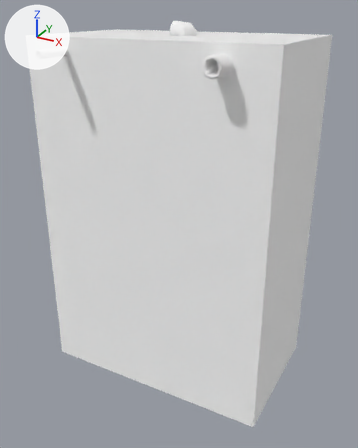
An edit to the glTF model assets/enemy4.glb, drawn before and after from the same camera.
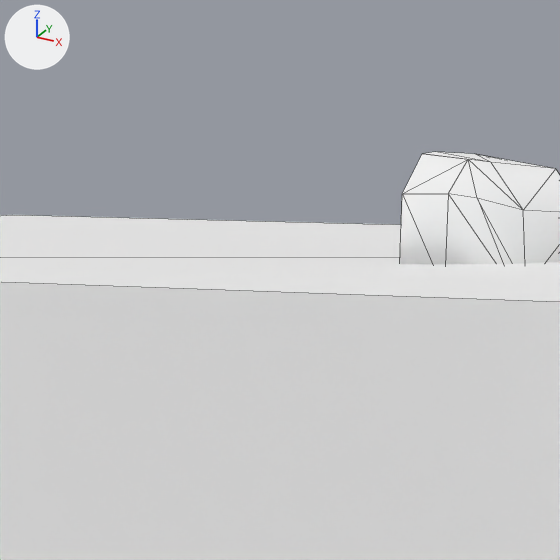
Each version is shown whole from a 50 mm camera at (1.26, -2.31, 2.03) aimed at (0.04, -0.09, 0.92), then close up on the part from 32% to 54% of the width and 0% to 17% of the height. Lighting does not change. The marker at upper left points along +X, +Y and +Z. The close-ups show mesh edges as thin lines. Where no turn or scale is listed for an object, it has been applied to the vertices. Vertices at the same position are counted once.

The scene before the commit, as lines of its bpy script (objects in view):
```python
me_cube_003 = bpy.data.meshes.new('Cube.003')
me_cube_003.from_pydata(...)  # 40 vertices, 62 faces; spans x 0.0..0.09, y -0.11..0.091, z 1.728..1.966
# faces by material slot: [60, 2]
me_cube_003.materials.append(mat_gray)
me_cube_003.materials.append(mat_visor)
me_cube_004 = bpy.data.meshes.new('Cube.004')
me_cube_004.from_pydata(...)  # a box spanning x -0.65..0.65, y -0.39..0.39, z -0.95..0.95
me_cube_004.materials.append(mat_bound)  # white #ffffff
ob_enemy_gunner_50 = bpy.data.objects.new('ENEMY_gunner_50', me_cube_004)
ob_enemy_gunner_50.location = (0.0, 0.0, 0.9448)
ob_head = bpy.data.objects.new('Head', me_cube_003)
ob_head.location = (0.0, 0.0, 0.0)
```
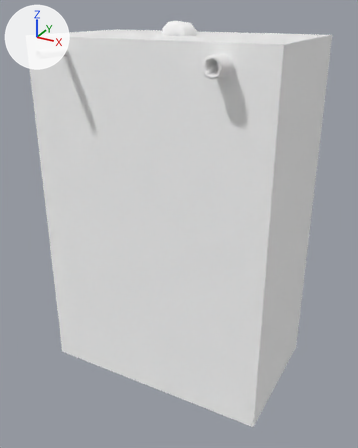
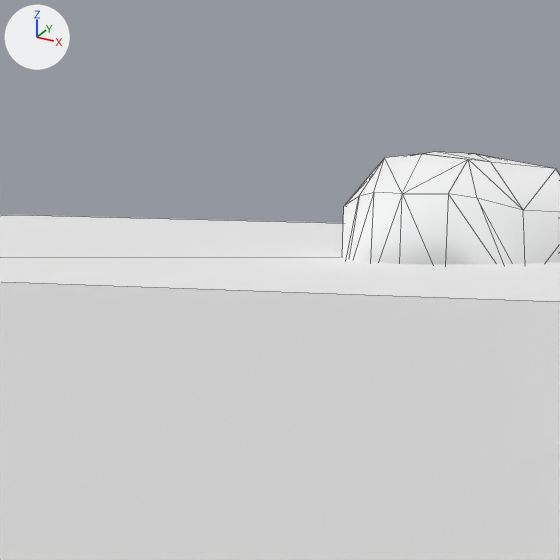
The newer file is also rescaled (x1.081) as a whole; pictures and numbers use the older file's frame.

The change, as a list of edits to the scene's bpy script:
```text
Change me_cube_003:
    used by ob_head; location = (0.0, 0.0, 0.0)
    remove me_cube_003.from_pydata(...)  # 40 vertices, 62 faces; spans x 0.0..0.09, y -0.11..0.091, z 1.728..1.966
    add me_cube_003.from_pydata(...)  # 64 vertices, 124 faces; spans x -0.09..0.09, y -0.11..0.091, z 1.728..1.966
    me_cube_003 part 1
    24 vertices are added at x -0.09..-0.028, y -0.1..0.053, z 1.75..1.962
    60 new faces join them, mat_gray
    2 new faces join them, mat_visor
```

Changed parts and their boxes [x1, y1, x2, y2] in the close-ups (560 x 560 px):
'Head', reshaped: before [400, 152, 560, 264]; after [342, 152, 560, 264]
part 1 of me_cube_003, added: after [342, 154, 422, 264]
